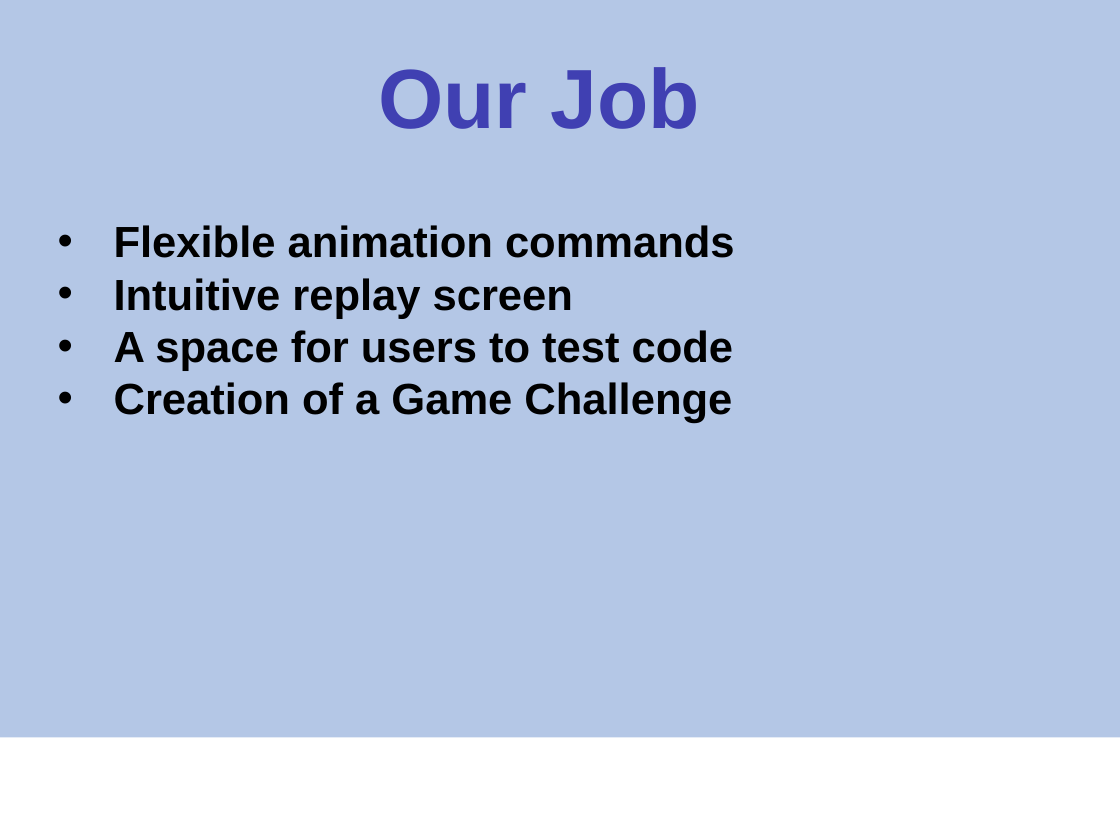
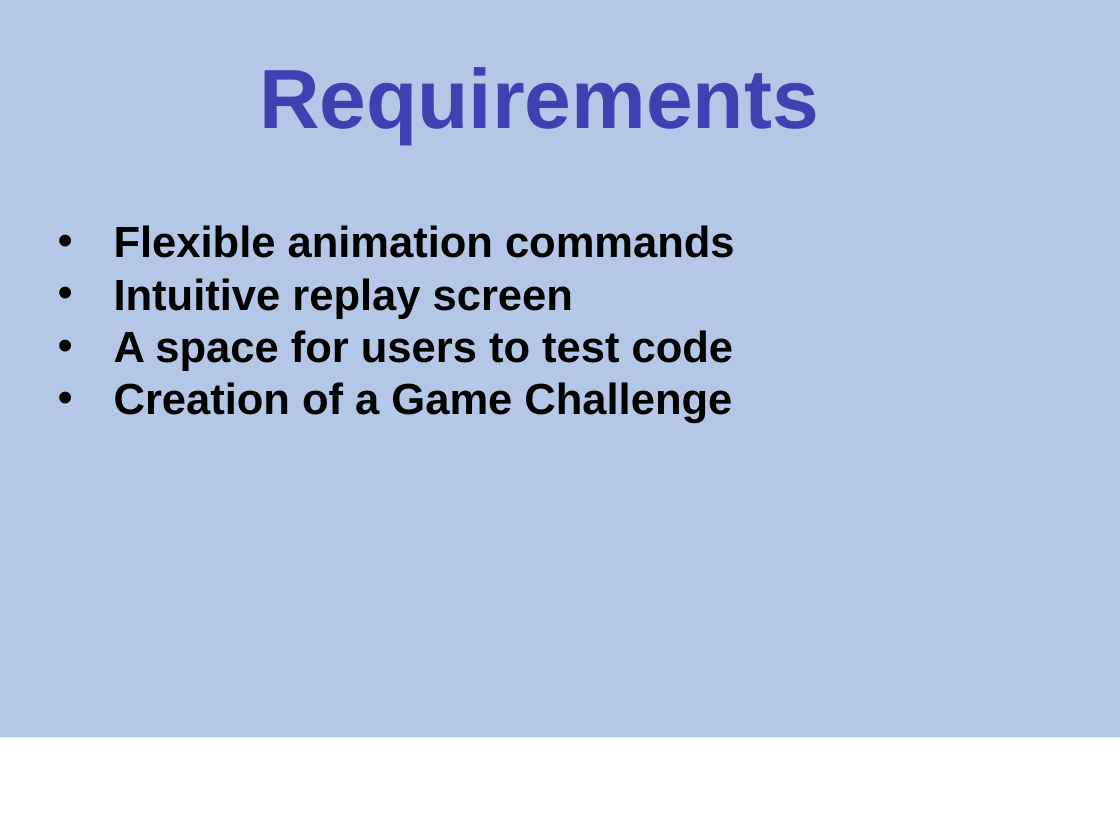
Before and after one commit to toh5148/psh_sp16_cmpsc488_flaggers, a slide deck: slide 4 of Presentation Materials/Capstone Presentation.pptx. Drawn at 1120x840 pixels with LibreOffice and Linux fonts; fonts in the diff are those of the drawing; background and template pictures are left out. Boxes give left, top, right and bottom in pixels: in the first picture for what was removed or moved away, otherwise in the second. Text is boxed around its words. In the diff, an @@ line names an element or a change of style, - is before the commit and + after.

```diff
--- a/Presentation Materials/Capstone Presentation.pptx
+++ b/Presentation Materials/Capstone Presentation.pptx
@@ text at (x1=259, y1=67, x2=819, y2=143): text changed @@
-Our Job
+Requirements
```
Also in this commit, not shown: 2 other slides changed, 4 slides added, 4 slides removed.
